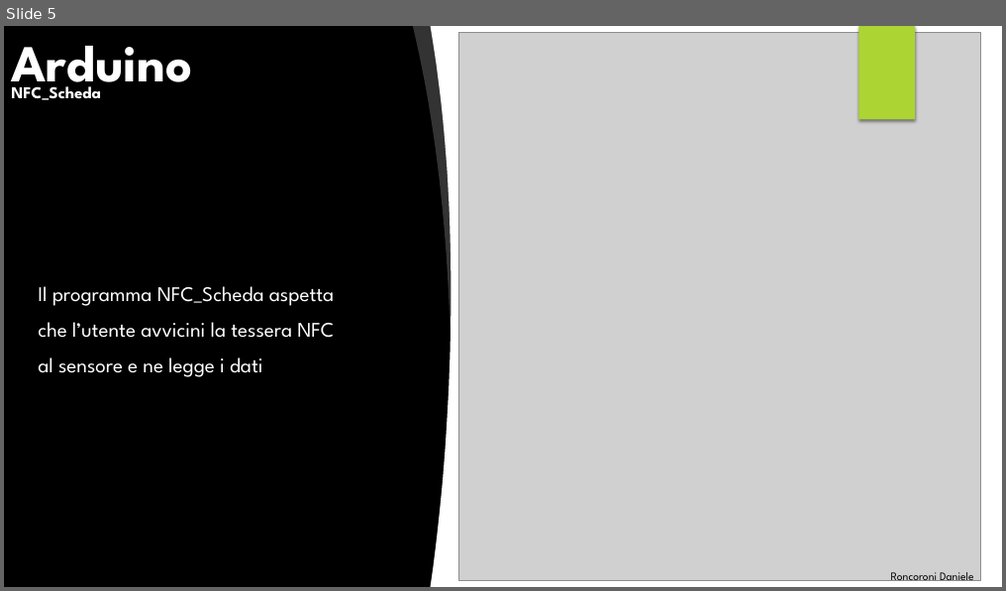
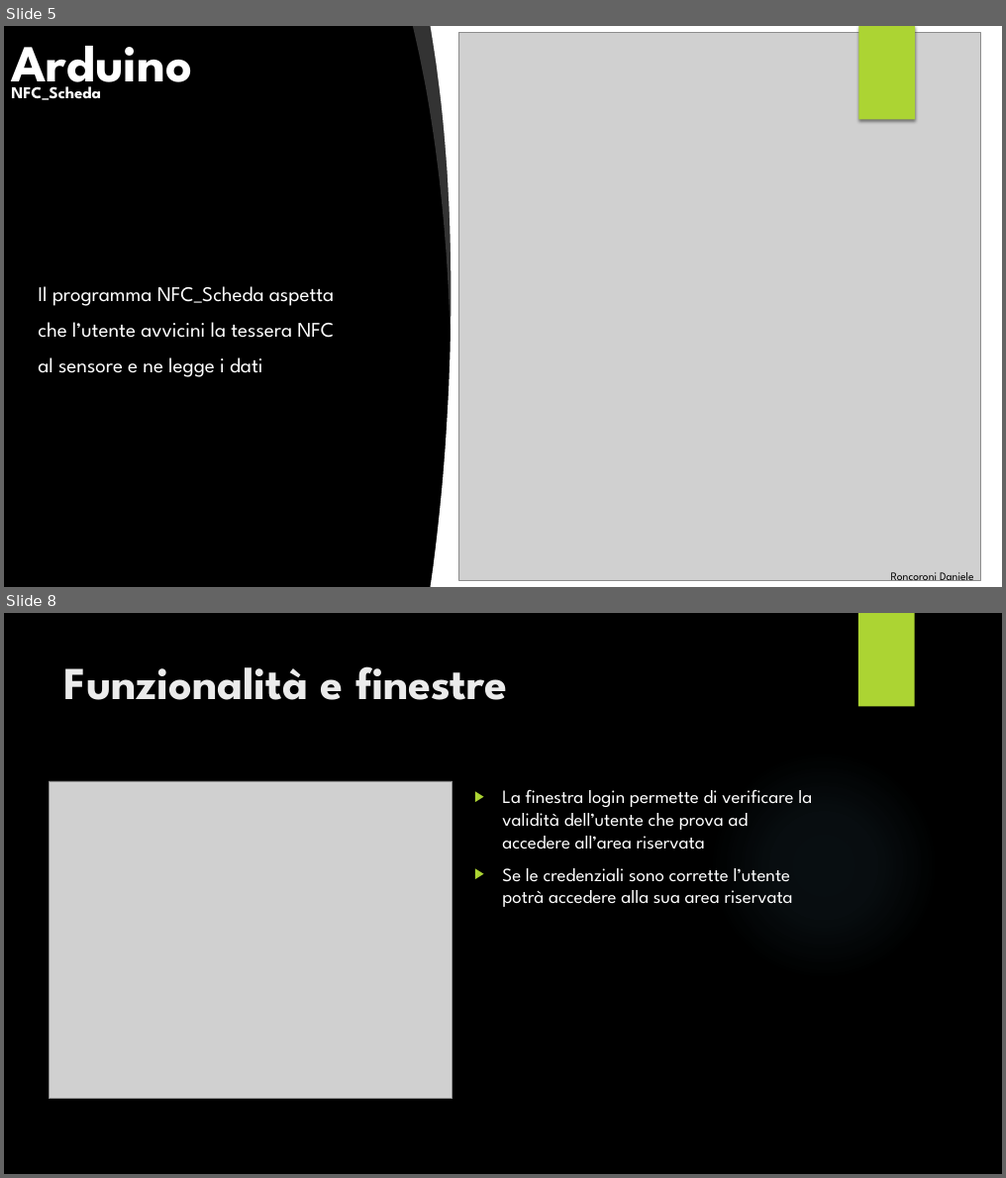
Before and after one commit to DanieleRonco/ProgettoJAItalia, a slide deck: Esposizione/Presentazione PPT.pptx. Shown one above the other, each under a label of ours: slide 5 before the commit, slides 5 and 8 after it; the slides between them are not shown. The pictures are 1006x591 and 1006x1178 pixels, drawn with LibreOffice and Linux fonts; fonts in the diff are those of the drawing; grey boxes stand for pictures; background and template pictures are left out. Boxes give left, top, right and bottom in pixels: in the first picture for what was removed or moved away, otherwise in the second. Text is boxed around its words. In the diff, an @@ line names an element or a change of style, - is before the commit and + after.

Commit message:
Implementate 4 slide per la presentazione Power Point riguardanti il prototipo App e le sue funzionalità

```diff
--- a/Esposizione/Presentazione PPT.pptx
+++ b/Esposizione/Presentazione PPT.pptx
@@ slide 8 added at (4,613,1002,1174), background picture (left out); not listed: 1 template element that a slide beside it also shows @@
@@ title added at (64,666,507,700), 44 pt, text #EBEBEB, bold @@
+Funzionalità e finestre
@@ ellipse added at (709,750,939,980), fill gradient #7AC4F0 @@
@@ picture added at (49,781,452,1099) @@
@@ text added at (502,790,812,907), 18 pt, text #FFFFFF @@
+▶ La finestra login permette di verificare la validità dell’utente che prova ad accedere all’area riservata
+▶ Se le credenziali sono corrette l’utente potrà accedere alla sua area riservata
```
Also in this commit, not shown: 3 other slides added, 3 other files.
